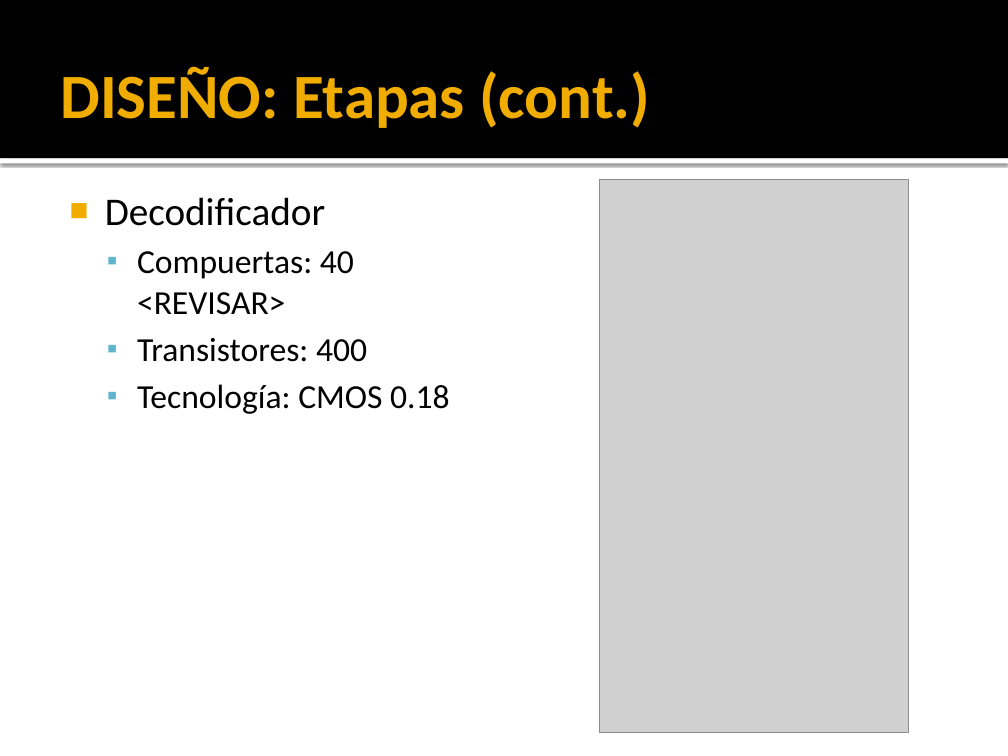
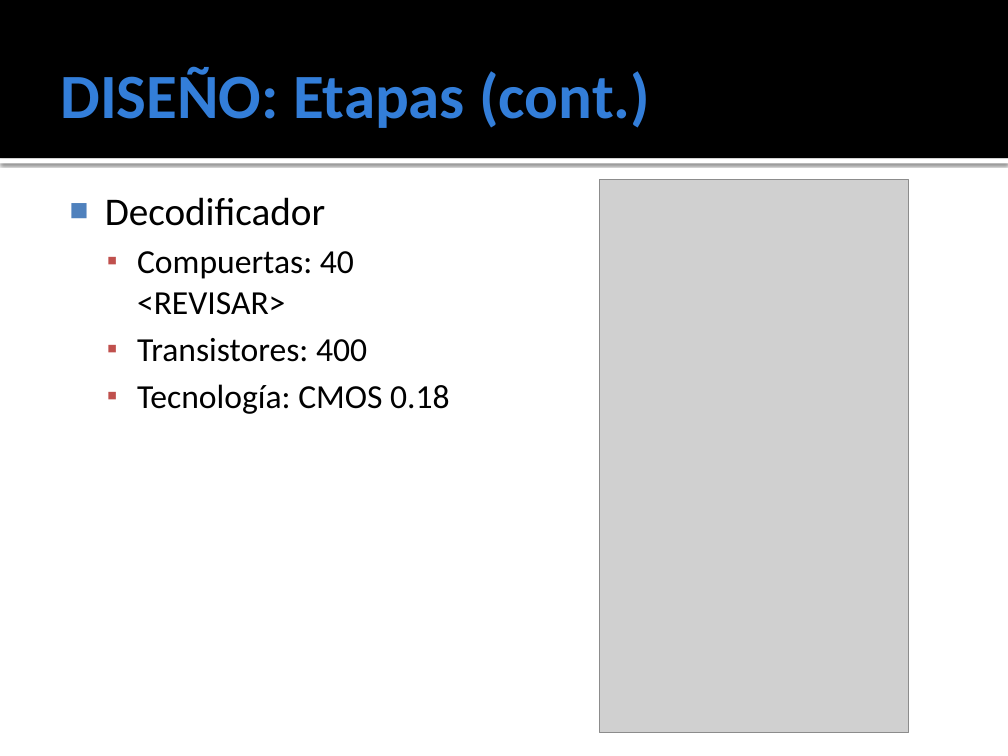
Before and after one commit to ginotkj/fiocs, a slide deck: slide 11 of Documentation/Documentacion/PRESENTACION.pptx. Drawn at 1008x756 pixels with LibreOffice and Linux fonts; fonts in the diff are those of the drawing; grey boxes stand for pictures. Boxes give left, top, right and bottom in pixels: in the first picture for what was removed or moved away, otherwise in the second. Text is boxed around its words. In the diff, an @@ line names an element or a change of style, - is before the commit and + after.

```diff
--- a/Documentation/Documentacion/PRESENTACION.pptx
+++ b/Documentation/Documentacion/PRESENTACION.pptx
@@ title "DISEÑO: Etapas (cont.)" at (60, 66, 650, 128): text colour #F0AD00 to #337ED9 @@
@@ text "Decodificador" at (105, 197, 449, 414): bullet colour #F0AD00 to #4F81BD; bullet colour #60B5CC to #C0504D @@
```
Also in this commit, not shown: 14 other slides changed.
